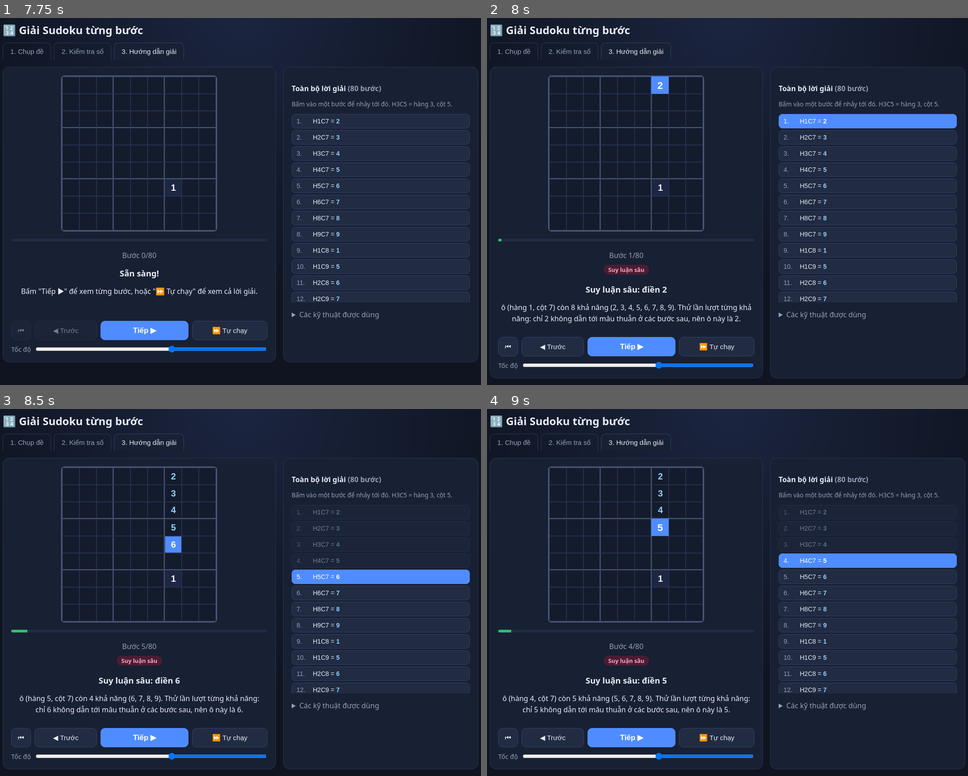
Above: before the commit, frames 1-4 (two rows, left to right).
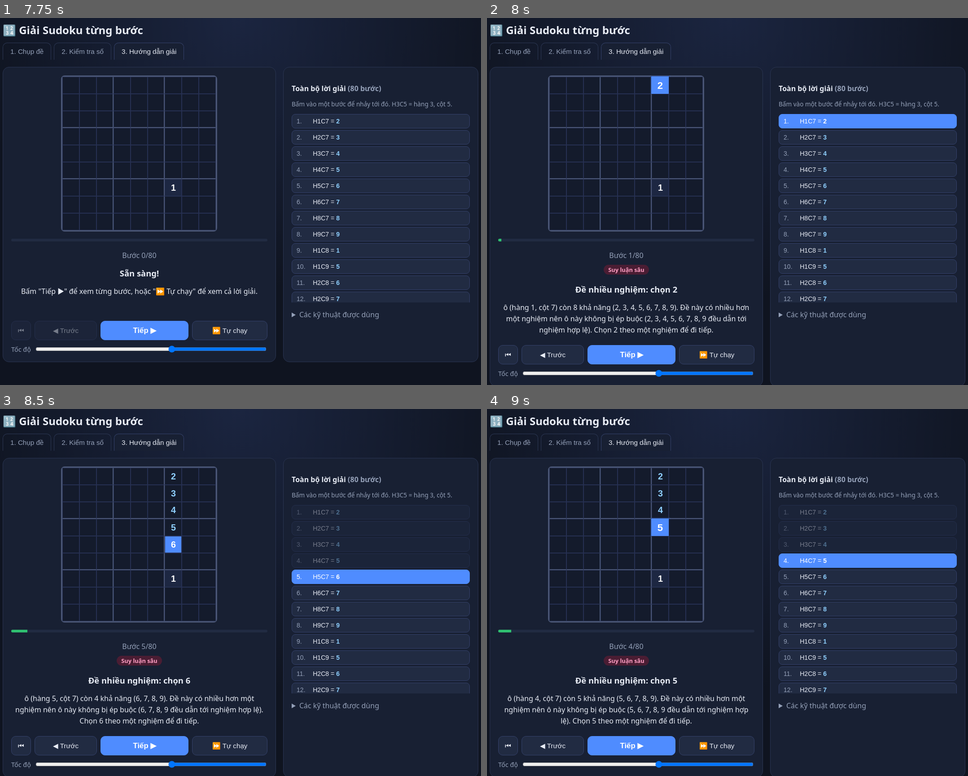
Above: after the commit, the same moments.

Repository: nguyenduchoan/sudoku-step-solver
Game: browser game, page index.html
Same seed, same stepped clock (60 frames per second), same inputs: the game is played once before the commit and once after it.
Inputs (mouse positions are in pixels of both pictures, inside the frame that each line leads up to):
- Up to frame 1 (7.75 s): click (139, 172) at 0.27 s; click "🖼️ Chọn ảnh có sẵn" at 1.27 s; tap Enter at 1.52 s; click "1. Chụp đề" at 2.02 s; click "📷 Cho phép dùng camera" at 2.77 s; click "📸 Chụp bằng app camera" at 3.52 s; click "Nhập tay ở bước 2 →" at 4.27 s; click (288, 267) at 5.02 s; click "1" at 5.77 s; click (331, 315) at 6.52 s; click "🧠 Giải ngay" at 7.27 s
- Up to frame 2 (8 s): click "Tiếp ▶" at 7.77 s
- Up to frame 3 (8.5 s): click "5. H5C7 = 6" at 8.02 s
- Up to frame 4 (9 s): click "4. H4C7 = 5" at 8.77 s

Frame 1 is identical in both runs. In frame 2, 3.6% of the frame differs, in the area x 0-100%, y 72-100%; in frame 3, 3.5%; in frame 4, 3.5%.

Commit message:
Sửa theo review + trỏ repo về nguyenduchoan/sudoku-step-solver
- Huỷ lời giải và dừng tự chạy mỗi khi đề thay đổi (sửa ô, xoá hết,
  dán đề, đề mẫu, đọc ảnh mới); bước 3 hiện 'Chưa có lời giải'
- startCamera() dừng phiên cũ trước khi mở phiên mới, chặn khởi động
  chồng nhau, dọn sạch khi lỗi giữa chừng
- Bước 'suy luận sâu' kiểm chứng từng ứng viên: phân biệt ép buộc
  với lựa chọn khi đề nhiều nghiệm
- Bảng ứng viên duy trì xuyên suốt, xâu chuỗi Khoanh vùng/Cặp số
  đến khi hết tiến triển trước khi viện tới suy luận sâu
- Lời văn Ô đơn/Vị trí duy nhất dẫn lại đích danh căn cứ loại trừ
- Thêm test: đề nhiều nghiệm, kiểm chứng lời văn khớp thực tế,
  đề khó 24 số, đề seed cố định cho căn cứ loại trừ

Diff:
--- a/js/app.js
+++ b/js/app.js
@@ -83,26 +83,31 @@
     rafId = requestAnimationFrame(loopCamera);
   }
 
+  let camStarting = false;
   async function startCamera() {
+    if (camStarting) return; // tránh hai lần khởi động chồng nhau
+    camStarting = true;
     try {
+      stopCamera(); // giải phóng phiên cũ trước khi mở phiên mới
       camStream = await navigator.mediaDevices.getUserMedia({
         video: { facingMode: 'environment', width: { ideal: 1280 }, height: { ideal: 960 } },
       });
+      stillImage = null;
+      video = document.createElement('video');
+      video.srcObject = camStream;
+      video.setAttribute('playsinline', '');
+      await video.play();
+      camCanvas.width = video.videoWidth || 1280;
+      camCanvas.height = video.videoHeight || 960;
+      $('camera-placeholder').hidden = true;
+      $('btn-capture').disabled = false;
+      loopCamera();
     } catch (e) {
+      stopCamera();
       toast('Không mở được camera: ' + e.message + '. Hãy dùng nút tải/chụp ảnh bên dưới.');
-      return;
-    }
-    stillImage = null;
-    video = document.createElement('video');
-    video.srcObject = camStream;
-    video.setAttribute('playsinline', '');
-    await video.play();
-    camCanvas.width = video.videoWidth || 1280;
-    camCanvas.height = video.videoHeight || 960;
-    $('camera-placeholder').hidden = true;
-    $('btn-capture').disabled = false;
-    cancelAnimationFrame(rafId);
-    loopCamera();
+    } finally {
+      camStarting = false;
+    }
   }
 
   function stopCamera() {
@@ -178,6 +183,7 @@
     }
     grid = res.grid.slice();
     suspects = res.confidence.map((c, i) => grid[i] > 0 && c < 0.25);
+    invalidateSolution();
     if (video) { drawOverlay(); } else { drawStill(); }
     showTab('edit');
     const nSus = suspects.filter(Boolean).length;
@@ -272,7 +278,11 @@
   picker.querySelectorAll('[data-num]').forEach(btn => {
     btn.addEventListener('click', () => {
       if (pickingCell < 0) return;
-      grid[pickingCell] = +btn.dataset.num;
+      const v = +btn.dataset.num;
+      if (grid[pickingCell] !== v) {
+        grid[pickingCell] = v;
+        invalidateSolution();
+      }
       suspects[pickingCell] = false;
       closePicker();
       renderEditBoard();
@@ -286,6 +296,7 @@
   $('btn-clear').addEventListener('click', () => {
     grid = new Array(81).fill(0);
     suspects = new Array(81).fill(false);
+    invalidateSolution();
     renderEditBoard();
   });
 
@@ -293,6 +304,7 @@
     const { puzzle } = S.generate(30 + Math.floor(Math.random() * 8));
     grid = puzzle;
     suspects = new Array(81).fill(false);
+    invalidateSolution();
     renderEditBoard();
     toast('Đã sinh một đề ngẫu nhiên có nghiệm duy nhất.');
   });
@@ -302,6 +314,7 @@
     if (!g) { toast('Chuỗi chưa đủ 81 ký tự (dùng 1–9, ô trống là 0 hoặc dấu chấm).'); return; }
     grid = g;
     suspects = new Array(81).fill(false);
+    invalidateSolution();
     renderEditBoard();
   });
 
@@ -336,6 +349,17 @@
     return g;
   }
 
+  // Huỷ lời giải mỗi khi đề thay đổi: bước cũ không còn đúng với đề mới.
+  function invalidateSolution() {
+    if (!steps.length && !solution) return;
+    stopPlay();
+    steps = [];
+    solution = null;
+    stepIndex = 0;
+    buildStepList();
+    renderStep();
+  }
+
   const TECH_LABEL = {
     'naked-single': 'Ô đơn',
     'hidden-single': 'Vị trí duy nhất',
@@ -370,10 +394,14 @@
       badge.textContent = TECH_LABEL[justDone.technique] || justDone.technique;
       $('step-title').textContent = justDone.title;
       $('step-desc').textContent = justDone.detail;
-    } else {
+    } else if (steps.length) {
       badge.hidden = true;
       $('step-title').textContent = 'Sẵn sàng!';
       $('step-desc').textContent = 'Bấm "Tiếp ▶" để xem từng bước, hoặc "⏩ Tự chạy" để xem cả lời giải.';
+    } else {
+      badge.hidden = true;
+      $('step-title').textContent = 'Chưa có lời giải';
+      $('step-desc').textContent = 'Quay lại bước 2 và bấm "🧠 Giải ngay" để tạo lời giải cho đề hiện tại.';
     }
     if (stepIndex === steps.length && steps.length) {
       $('step-title').textContent = '🎉 Hoàn thành!';
@@ -391,6 +419,7 @@
     $('btn-prev').disabled = stepIndex === 0;
     $('btn-first').disabled = stepIndex === 0;
     $('btn-next').disabled = stepIndex >= steps.length;
+    $('btn-play').disabled = !steps.length;
   }
 
   function buildStepList() {
@@ -419,6 +448,7 @@
   }
   $('btn-play').addEventListener('click', () => {
     if (playTimer) { stopPlay(); return; }
+    if (!steps.length) return;
     if (stepIndex >= steps.length) stepIndex = 0;
     $('btn-play').textContent = '⏸ Dừng';
     const tick = () => { if (!next()) stopPlay(); };
@@ -438,6 +468,7 @@
 
   // Khởi tạo
   renderEditBoard();
+  renderStep();
   if (!(navigator.mediaDevices && navigator.mediaDevices.getUserMedia)) {
     $('camera-note').textContent = 'Camera trực tiếp cần https hoặc localhost — vẫn dùng được nút chụp/tải ảnh.';
   }
--- a/js/sudoku.js
+++ b/js/sudoku.js
@@ -128,22 +128,39 @@
   // Mỗi bước: { cell, value, technique, title, detail, highlights }
   //   highlights: { cells: [chỉ số làm nổi bật], unit: [chỉ số đơn vị] }
 
-  function findNakedSingle(grid, cands) {
+  // notes (tuỳ chọn): mảng 81 Map(giá trị -> lý do) ghi lại các ứng viên đã bị
+  // loại bởi phép loại trừ ở bước trước, để lời giải thích nêu đúng căn cứ
+  // thay vì nói mọi số đều "đã xuất hiện trong hàng/cột/khối".
+  function elimReason(notes, cell, value) {
+    return (notes && notes[cell].get(value)) || 'phép loại trừ trước đó';
+  }
+
+  function findNakedSingle(grid, cands, notes) {
     for (let i = 0; i < 81; i++) {
       if (grid[i] || cands[i].size !== 1) continue;
       const v = [...cands[i]][0];
       const [r, c] = rc(i);
+      // Những số không nhìn thấy trong hàng/cột/khối nhưng đã bị loại
+      // bởi phép loại trừ ở bước trước
+      const byTech = candidatesAt(grid, i).filter(x => x !== v);
+      let detail;
+      if (byTech.length) {
+        const reasons = [...new Set(byTech.map(x => elimReason(notes, i, x)))];
+        detail = `Xét ${cellName(i)}: ${byTech.join(' và ')} đã bị loại ở bước trước (${reasons.join('; ')}), các số còn lại đều đã xuất hiện trong hàng ${r + 1}, cột ${c + 1} hoặc khối ${boxOf(r, c) + 1}, nên ô này chỉ có thể là ${v}.`;
+      } else {
+        detail = `Xét ${cellName(i)}: các số khác đều đã xuất hiện trong hàng ${r + 1}, cột ${c + 1} hoặc khối ${boxOf(r, c) + 1}, nên ô này chỉ có thể là ${v}.`;
+      }
       return {
         cell: i, value: v, technique: 'naked-single',
         title: `Ô chỉ còn một khả năng: điền ${v}`,
-        detail: `Xét ${cellName(i)}: các số khác đều đã xuất hiện trong hàng ${r + 1}, cột ${c + 1} hoặc khối ${boxOf(r, c) + 1}, nên ô này chỉ có thể là ${v}.`,
+        detail,
         highlights: { cells: PEERS[i].filter(j => grid[j]), unit: [] },
       };
     }
     return null;
   }
 
-  function findHiddenSingle(grid, cands) {
+  function findHiddenSingle(grid, cands, notes) {
     for (let u = 0; u < UNITS.length; u++) {
       const unit = UNITS[u];
       for (let v = 1; v <= 9; v++) {
@@ -153,10 +170,17 @@
           if (!grid[i] && cands[i].has(v)) { spot = i; count++; if (count > 1) break; }
         }
         if (count === 1) {
+          // Ô trống không "nhìn thấy" v qua hàng/cột/khối — chỉ bị chặn
+          // nhờ phép loại trừ ở bước trước
+          const blocked = unit.filter(j =>
+            j !== spot && !grid[j] && !PEERS[j].some(k => grid[k] === v));
+          const techPart = blocked.length
+            ? `; riêng ${blocked.map(cellName).join(' và ')} thì ${v} đã bị loại ở bước trước (${[...new Set(blocked.map(j => elimReason(notes, j, v)))].join('; ')})`
+            : '';
           return {
             cell: spot, value: v, technique: 'hidden-single',
             title: `Chỉ một chỗ đặt được số ${v} trong ${unitName(u)}`,
-            detail: `Trong ${unitName(u)}, mọi ô trống khác đều không thể chứa ${v} (vì ${v} đã có ở hàng/cột/khối giao với chúng). Vậy ${cellName(spot)} phải là ${v}.`,
+            detail: `Trong ${unitName(u)}, mọi ô trống khác đều không thể chứa ${v} (vì ${v} đã có ở hàng/cột/khối giao với chúng${techPart}). Vậy ${cellName(spot)} phải là ${v}.`,
             highlights: { cells: unit.filter(i => i !== spot), unit: [u] },
           };
         }
@@ -228,38 +252,63 @@
     return null;
   }
 
-  // Sinh toàn bộ các bước giải. Nếu bí (cần đoán), dùng nghiệm từ backtracking
-  // và ghi chú bước "thử & suy luận sâu".
+  // Sinh toàn bộ các bước giải. Bảng ứng viên được duy trì xuyên suốt:
+  // điền số thì loại ứng viên ở các ô cùng hàng/cột/khối, các phép loại trừ
+  // (khoanh vùng, cặp số) được giữ lại và xâu chuỗi đến khi hết tiến triển.
+  // Nếu vẫn bí, lấy số từ nghiệm backtracking và nói rõ đó là suy luận
+  // bắt buộc hay chỉ là lựa chọn (khi đề có nhiều nghiệm).
   function solveSteps(grid) {
-    const g = grid.slice();
     const solution = solve(grid);
     if (!solution) return { solvable: false, steps: [] };
+    const g = grid.slice();
+    const cands = allCandidates(g);
     const steps = [];
+    // Ghi lại lý do mỗi ứng viên bị loại để các bước sau dẫn lại đúng căn cứ
+    const elimNotes = Array.from({ length: 81 }, () => new Map());
+    function place(i, v) {
+      g[i] = v;
+      cands[i] = null;
+      for (const j of PEERS[i]) if (cands[j]) cands[j].delete(v);
+    }
     let guard = 0;
-    while (guard++ < 2000) {
-      if (!g.includes(0)) break;
-      const cands = allCandidates(g);
-      let step = findNakedSingle(g, cands) || findHiddenSingle(g, cands);
+    while (guard++ < 3000 && g.includes(0)) {
+      const step = findNakedSingle(g, cands, elimNotes) || findHiddenSingle(g, cands, elimNotes);
       if (step) {
-        g[step.cell] = step.value;
+        place(step.cell, step.value);
         steps.push(step);
         continue;
       }
-      // Thử các kỹ thuật loại trừ rồi quay lại tìm single
-      const elimStep = findLockedCandidates(g, cands) || findNakedPair(g, cands);
-      if (elimStep) {
-        for (const e of elimStep.eliminations) cands[e.cell].delete(e.value);
-        let follow = findNakedSingle(g, cands) || findHiddenSingle(g, cands);
-        if (follow) {
-          follow.detail = `${elimStep.detail} Nhờ đó: ${follow.detail}`;
-          follow.title = `${elimStep.title} → điền ${follow.value}`;
-          follow.technique = elimStep.technique;
-          g[follow.cell] = follow.value;
-          steps.push(follow);
-          continue;
-        }
-      }
-      // Bí: lấy từ nghiệm, chọn ô ít ứng viên nhất cho tự nhiên
+      // Xâu chuỗi các phép loại trừ đến khi điền được ô hoặc hết tiến triển;
+      // ứng viên đã loại được giữ nguyên cho các vòng sau.
+      const chain = [];
+      let follow = null;
+      for (;;) {
+        const elim = findLockedCandidates(g, cands) || findNakedPair(g, cands);
+        if (!elim) break;
+        let removed = false;
+        for (const e of elim.eliminations) {
+          if (cands[e.cell] && cands[e.cell].delete(e.value)) {
+            removed = true;
+            elimNotes[e.cell].set(e.value, elim.title);
+          }
+        }
+        if (!removed) break;
+        chain.push(elim);
+        follow = findNakedSingle(g, cands, elimNotes) || findHiddenSingle(g, cands, elimNotes);
+        if (follow) break;
+      }
+      if (follow) {
+        const last = chain[chain.length - 1];
+        follow.title = `${last.title} → điền ${follow.value}`;
+        follow.detail = `${chain.map(c => c.detail).join(' ')} Nhờ đó: ${follow.detail}`;
+        follow.technique = last.technique;
+        follow.highlights = last.highlights;
+        place(follow.cell, follow.value);
+        steps.push(follow);
+        continue;
+      }
+      if (chain.length) continue; // có loại trừ nhưng chưa điền được: thử lại từ đầu với ứng viên đã thu hẹp
+      // Bí thật sự: chọn ô ít ứng viên nhất, kiểm chứng từng ứng viên bằng backtracking
       let best = -1, bestLen = 10;
       for (let i = 0; i < 81; i++) {
         if (g[i]) continue;
@@ -267,14 +316,28 @@
         if (n && n < bestLen) { best = i; bestLen = n; }
       }
       if (best === -1) break;
+      const options = [...cands[best]];
+      const viable = options.filter(v => {
+        if (v === solution[best]) return true;
+        const t = g.slice();
+        t[best] = v;
+        return countSolutions(t, 1) > 0;
+      });
       const v = solution[best];
+      let title, detail;
+      if (viable.length === 1) {
+        title = `Suy luận sâu: điền ${v}`;
+        detail = `${cellName(best)} còn ${options.length} khả năng (${options.join(', ')}). Thử lần lượt: mọi khả năng khác đều dẫn tới mâu thuẫn ở các bước sau, chỉ ${v} đi được tới cùng, nên ô này buộc phải là ${v}.`;
+      } else {
+        title = `Đề nhiều nghiệm: chọn ${v}`;
+        detail = `${cellName(best)} còn ${options.length} khả năng (${options.join(', ')}). Đề này có nhiều hơn một nghiệm nên ô này không bị ép buộc (${viable.join(', ')} đều dẫn tới nghiệm hợp lệ). Chọn ${v} theo một nghiệm để đi tiếp.`;
+      }
       steps.push({
         cell: best, value: v, technique: 'advanced',
-        title: `Suy luận sâu: điền ${v}`,
-        detail: `${cellName(best)} còn ${bestLen} khả năng (${[...cands[best]].join(', ')}). Thử lần lượt từng khả năng: chỉ ${v} không dẫn tới mâu thuẫn ở các bước sau, nên ô này là ${v}.`,
+        title, detail,
         highlights: { cells: [], unit: [] },
       });
-      g[best] = v;
+      place(best, v);
     }
     return { solvable: true, steps, solution };
   }
--- a/tests/solver.test.js
+++ b/tests/solver.test.js
@@ -59,6 +59,120 @@
   check('các bước áp dụng tuần tự ra đúng nghiệm', ok && !sim.includes(0));
   const hasExplain = steps.every(s => /hàng|cột|khối|khả năng/.test(s.detail));
   check('mọi bước có giải thích tiếng Việt', hasExplain);
+  check('đề dễ không cần bước "suy luận sâu"', steps.every(s => s.technique !== 'advanced'));
+}
+
+// Kiểm chứng lời văn của các bước 'advanced': chỉ được nói "buộc phải là"
+// khi đúng là chỉ có một ứng viên dẫn tới nghiệm; ngược lại phải thừa nhận
+// đây là lựa chọn giữa nhiều nghiệm.
+function verifyAdvancedWording(puzzle, steps) {
+  const sim = puzzle.slice();
+  for (const st of steps) {
+    if (st.technique === 'advanced') {
+      const options = S.candidatesAt(sim, st.cell);
+      const viable = options.filter(v => {
+        const t = sim.slice();
+        t[st.cell] = v;
+        return S.countSolutions(t, 1) > 0;
+      });
+      const claimsForced = /buộc phải là/.test(st.detail);
+      if (claimsForced !== (viable.length === 1)) return false;
+      if (!claimsForced && !/nhiều hơn một nghiệm/.test(st.detail)) return false;
+    }
+    sim[st.cell] = st.value;
+  }
+  return true;
+}
+
+console.log('solveSteps: đề nhiều nghiệm (ví dụ của reviewer)');
+{
+  // Hai hàng đầu cho trước → đề có rất nhiều nghiệm
+  const g = S.fromText('123456789456789123' + '.'.repeat(63));
+  check('đề có nhiều nghiệm', S.countSolutions(g, 2) === 2);
+  const { solvable, steps, solution } = S.solveSteps(g);
+  check('vẫn giải trọn vẹn 63 ô', solvable && steps.length === 63);
+  const sim = g.slice();
+  for (const st of steps) sim[st.cell] = st.value;
+  check('kết quả khớp nghiệm trả về', JSON.stringify(sim) === JSON.stringify(solution));
+  check('có dùng bước advanced', steps.some(s => s.technique === 'advanced'));
+  check('lời văn phân biệt ép buộc / lựa chọn đúng thực tế', verifyAdvancedWording(g, steps));
+}
+
+console.log('solveSteps: loại trừ được giữ lại và xâu chuỗi');
+{
+  // Đề khó (nghiệm duy nhất, ít số cho trước) — trước đây app nhảy ngay sang
+  // "suy luận sâu" dù còn chuỗi loại trừ hợp lệ. Sau khi sửa, mọi bước
+  // advanced trên đề nghiệm duy nhất phải thực sự "ép buộc" (chỉ 1 ứng viên
+  // khả thi) — tức không còn dùng advanced như lối tắt sai.
+  for (let t = 0; t < 2; t++) {
+    const { puzzle } = S.generate(24);
+    const { solvable, steps } = S.solveSteps(puzzle);
+    check(`đề khó #${t + 1} giải trọn vẹn`, solvable && steps.length === puzzle.filter(v => !v).length);
+    check(`đề khó #${t + 1} lời văn advanced đúng thực tế`, verifyAdvancedWording(puzzle, steps));
+    const chained = steps.filter(s => / Nhờ đó: /.test(s.detail));
+    for (const st of chained) {
+      if (!/Khoanh vùng|Cặp số/.test(st.title)) {
+        check(`đề khó #${t + 1} bước chuỗi có tiêu đề kỹ thuật`, false);
+        break;
+      }
+    }
+  }
+}
+
+console.log('solveSteps: lời văn Ô đơn / Vị trí duy nhất nêu đúng căn cứ loại trừ');
+{
+  // RNG có seed để tái lập: đề này có nhiều bước single dựa trên ứng viên
+  // đã bị loại bởi Khoanh vùng / Cặp số ở bước trước.
+  function mulberry32(a) {
+    return function () {
+      a |= 0; a = (a + 0x6D2B79F5) | 0;
+      let t = Math.imul(a ^ (a >>> 15), 1 | a);
+      t = (t + Math.imul(t ^ (t >>> 7), 61 | t)) ^ t;
+      return ((t ^ (t >>> 14)) >>> 0) / 4294967296;
+    };
+  }
+  const { puzzle } = S.generate(24, mulberry32(18));
+  const { solvable, steps } = S.solveSteps(puzzle);
+  check('đề seed 18 giải trọn vẹn', solvable && steps.length === puzzle.filter(v => !v).length);
+
+  const sim = puzzle.slice();
+  let nakedRefs = 0, hiddenRefs = 0, ok = true;
+  for (const st of steps) {
+    // Ô đơn (kể cả khi nằm cuối một chuỗi loại trừ): nếu có ứng viên không
+    // nhìn thấy trong hàng/cột/khối thì phải dẫn lại căn cứ loại trừ,
+    // và phải liệt kê đúng các số đó.
+    // "nên ô này chỉ có thể là" là câu kết riêng của Ô đơn (cụm "chỉ có thể là"
+    // không thôi còn xuất hiện trong lời văn Cặp số)
+    if (/nên ô này chỉ có thể là/.test(st.detail)) {
+      const byTech = S.candidatesAt(sim, st.cell).filter(x => x !== st.value);
+      if (byTech.length) {
+        nakedRefs++;
+        if (!/đã bị loại ở bước trước/.test(st.detail)) { ok = false; break; }
+        if (!byTech.every(x => new RegExp(`(^|[^0-9])${x}([^0-9]|$)`).test(st.detail))) { ok = false; break; }
+      } else if (/đã bị loại ở bước trước[^.]*nên ô này chỉ có thể là/.test(st.detail)) {
+        ok = false; break; // không được viện dẫn loại trừ khi không cần
+      }
+    }
+    // Vị trí duy nhất: ô trống không "nhìn thấy" giá trị qua hàng/cột/khối
+    // phải được nêu đích danh kèm căn cứ loại trừ.
+    if (st.technique === 'hidden-single') {
+      const u = st.highlights.unit[0];
+      for (const j of S.UNITS[u]) {
+        if (j === st.cell || sim[j]) continue;
+        if (!S.PEERS[j].some(k => sim[k] === st.value)) {
+          hiddenRefs++;
+          if (!/đã bị loại ở bước trước/.test(st.detail) || !st.detail.includes(S.cellName(j))) {
+            ok = false;
+          }
+        }
+      }
+      if (!ok) break;
+    }
+    sim[st.cell] = st.value;
+  }
+  check('có bước Ô đơn dựa trên loại trừ để kiểm chứng', nakedRefs >= 1);
+  check('có bước Vị trí duy nhất dựa trên loại trừ để kiểm chứng', hiddenRefs >= 1);
+  check('lời văn nêu đúng căn cứ loại trừ, không nói quá', ok);
 }
 
 console.log('generate (sinh đề)');
Not shown, changed: package.json
Not shown, changed: CHANGELOG.md
